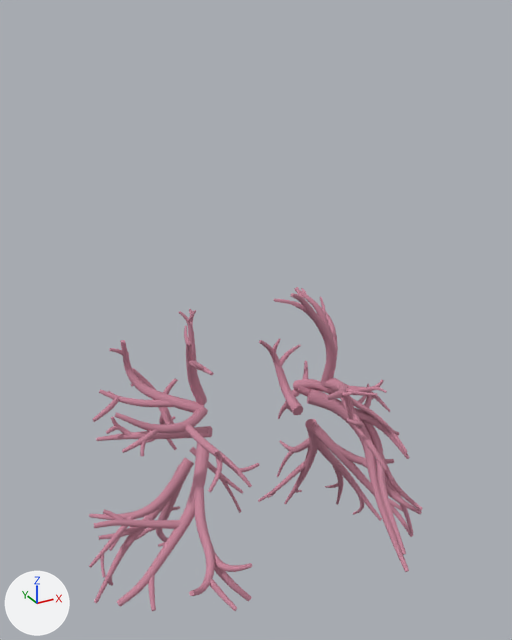
A saved change to the glTF model public/models/anatomy/respiratory.glb.
Before and after are seen from a 50 mm camera at (-0.388, -0.903, 1.235) aimed at (-0.002, -0.201, 0.884). The axes (+X, +Y, +Z) are drawn at lower left. The lights are the same throughout. The older version comes first.

In view in the first picture: 'lungs'.
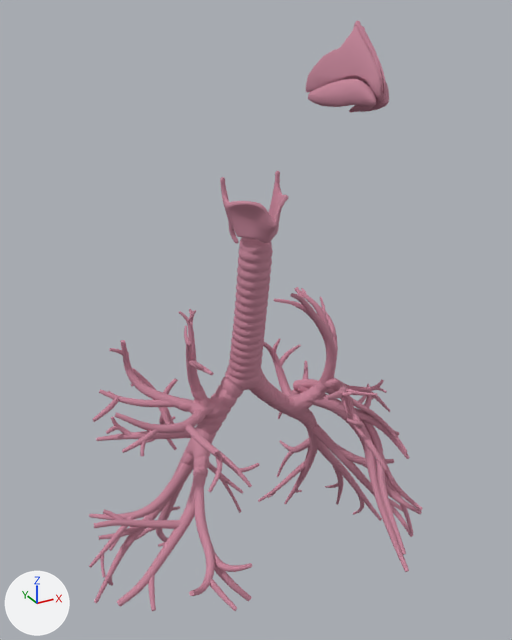
What differs and where, as boxes [x1, y1, x2, y2] in the pictures (512 x 640 px):
'trachea', added
    after: [225, 237, 273, 390]
'nasal-cartilage', added (pink)
    after: [306, 21, 389, 112]
'main-bronchi', added (pink)
    after: [174, 360, 337, 496]
'thyroid-cartilage', added
    after: [220, 171, 288, 243]

Edits to the bpy script that builds the scene:
```text
Add mat_material_3:
    mat_material_3 = principled_material('Material_3')
    mat_material_3.base_color = (0.571, 0.242, 0.328)  # pink #c7879b
    mat_material_3.roughness = 0.82
Add mat_material_2:
    mat_material_2 = principled_material('Material_2')
    mat_material_2.base_color = (0.571, 0.242, 0.328)  # pink #c7879b
    mat_material_2.roughness = 0.82
Add mat_material_1:
    mat_material_1 = principled_material('Material_1')
    mat_material_1.base_color = (0.571, 0.242, 0.328)  # pink #c7879b
    mat_material_1.roughness = 0.82
Add me_mesh_3:
    me_mesh_3.from_pydata(...)  # 1307 vertices, 2610 faces; spans x -0.04..0.0374, y -0.2449..-0.183, z 0.9828..1.0619
    me_mesh_3.materials.append(mat_material_3)  # pink #c7879b
Add me_mesh_2:
    me_mesh_2.from_pydata(...)  # 1057 vertices, 2094 faces; spans x -0.0301..0.028, y -0.4169..-0.3301, z 1.1517..1.2257
    me_mesh_2.materials.append(mat_material_2)  # pink #c7879b
Add me_mesh_1:
    me_mesh_1.from_pydata(...)  # 4316 vertices, 8599 faces; spans x -0.101..0.145, y -0.197..-0.122, z 0.608..0.796
    me_mesh_1.materials.append(mat_material_1)  # pink #c7879b
Add me_mesh_0_1:
    me_mesh_0_1.from_pydata(...)  # 2500 vertices, 4996 faces; spans x -0.026..0.026, y -0.22..-0.155, z 0.77..0.991
    me_mesh_0_1.materials.append(mat_material_0)  # pink #c7879b
Add ob_thyroid_cartilage:
    ob_thyroid_cartilage = bpy.data.objects.new('thyroid-cartilage', me_mesh_3)
    ob_thyroid_cartilage.location = (0.0, 0.0, 0.0)
Add ob_nasal_cartilage:
    ob_nasal_cartilage = bpy.data.objects.new('nasal-cartilage', me_mesh_2)
    ob_nasal_cartilage.location = (0.0, 0.0, 0.0)
Add ob_main_bronchi:
    ob_main_bronchi = bpy.data.objects.new('main-bronchi', me_mesh_1)
    ob_main_bronchi.location = (0.0, 0.0, 0.0)
Add ob_trachea:
    ob_trachea = bpy.data.objects.new('trachea', me_mesh_0_1)
    ob_trachea.location = (0.0, 0.0, 0.0)
```
